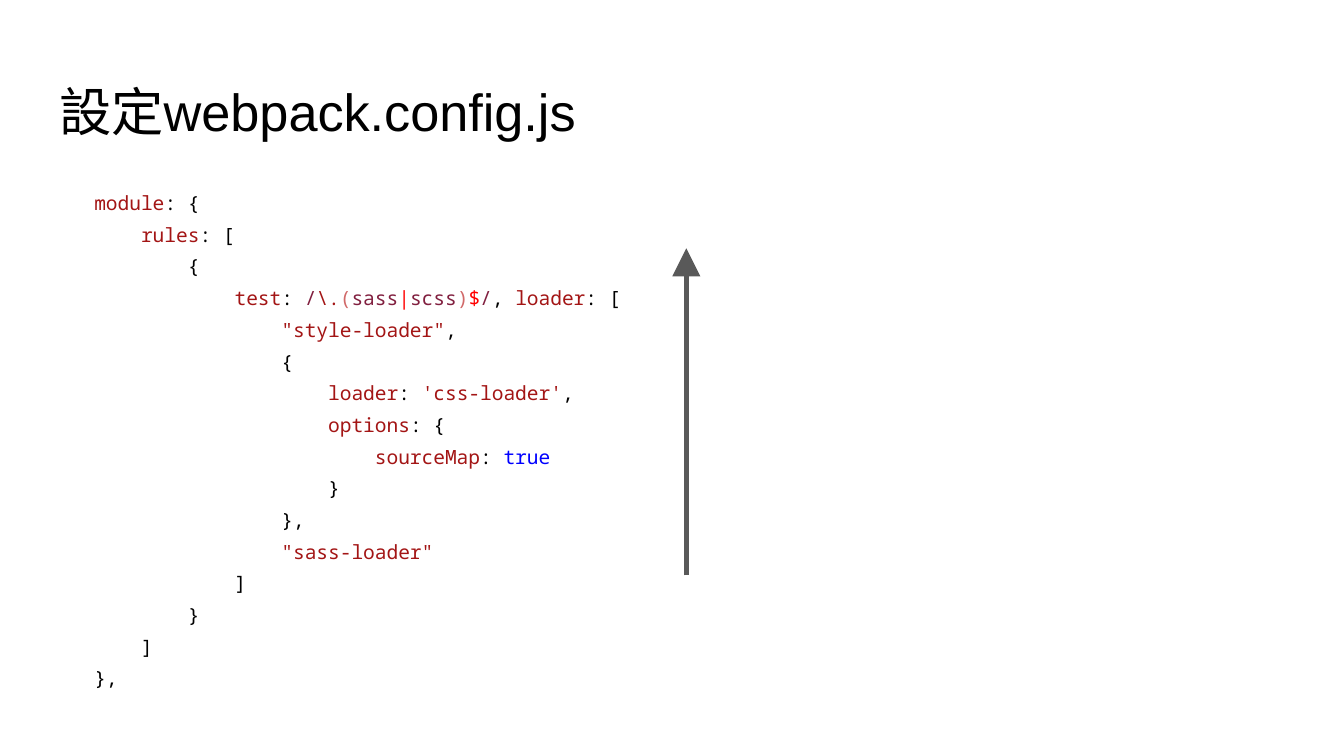
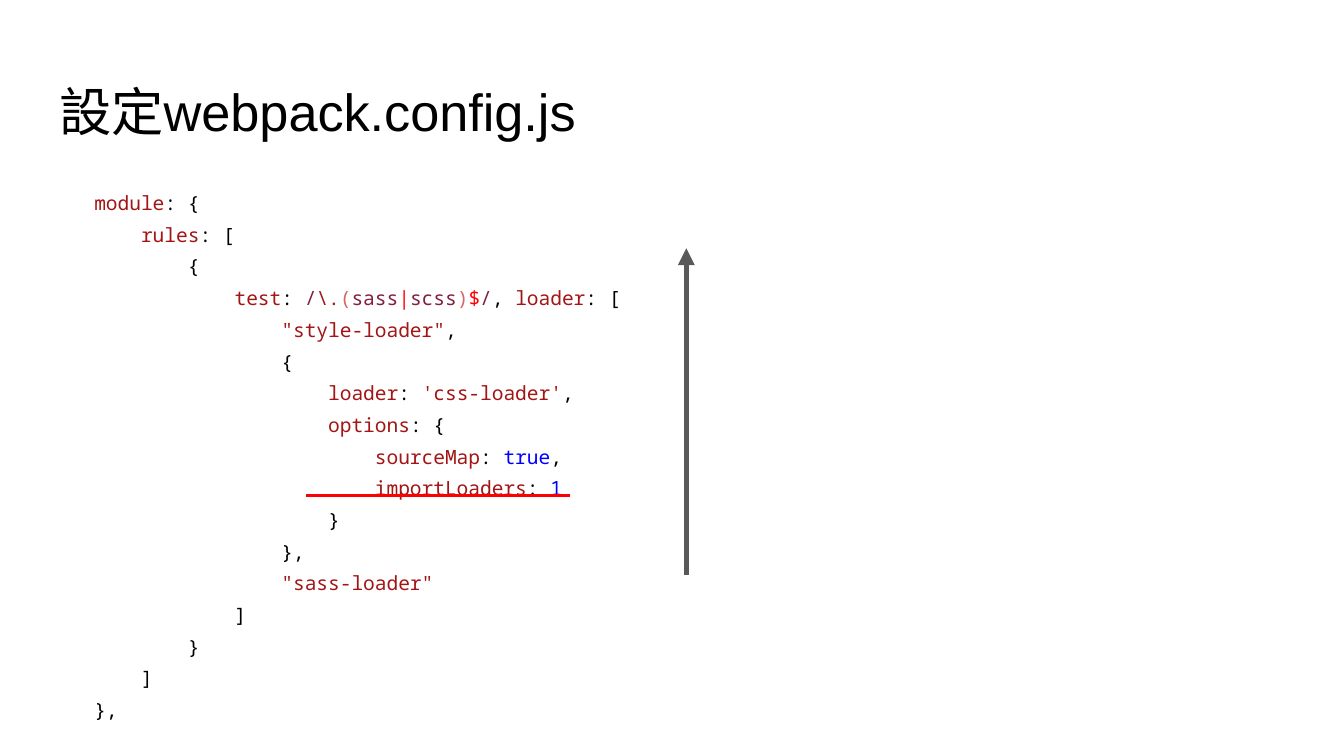
Before and after one commit to johnmausfam/LessonA, a slide deck: slide 45 of Webpack.pptx. Drawn at 1344x756 pixels with LibreOffice and Linux fonts; fonts in the diff are those of the drawing. Boxes give left, top, right and bottom in pixels: in the first picture for what was removed or moved away, otherwise in the second. Text is boxed around its words. In the diff, an @@ line names an element or a change of style, - is before the commit and + after.

Commit message:
update ppt

```diff
--- a/Webpack.pptx
+++ b/Webpack.pptx
@@ text at [375, 450, 563, 500]: text changed @@
-sourceMap: true
+sourceMap: true,
+importLoaders: 1
@@ line added from (306, 496) to (570, 496), #FF0000 1.5 pt @@
```
Also in this commit, not shown: 61 slides added, 1 other file.
